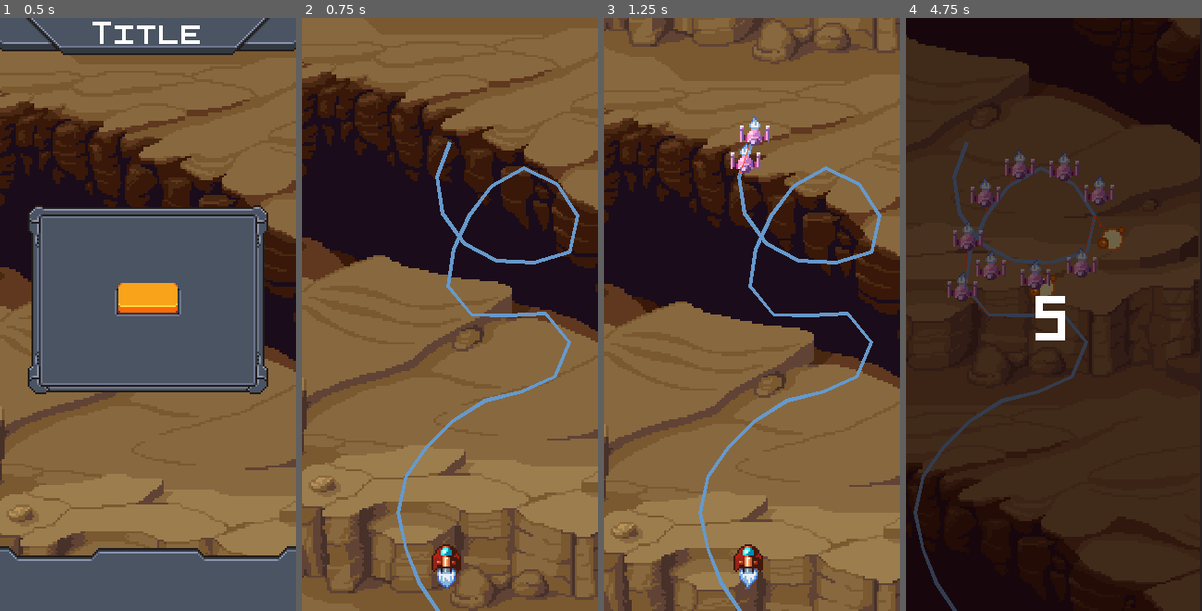
Above: before the commit, frames 1-4 (left to right).
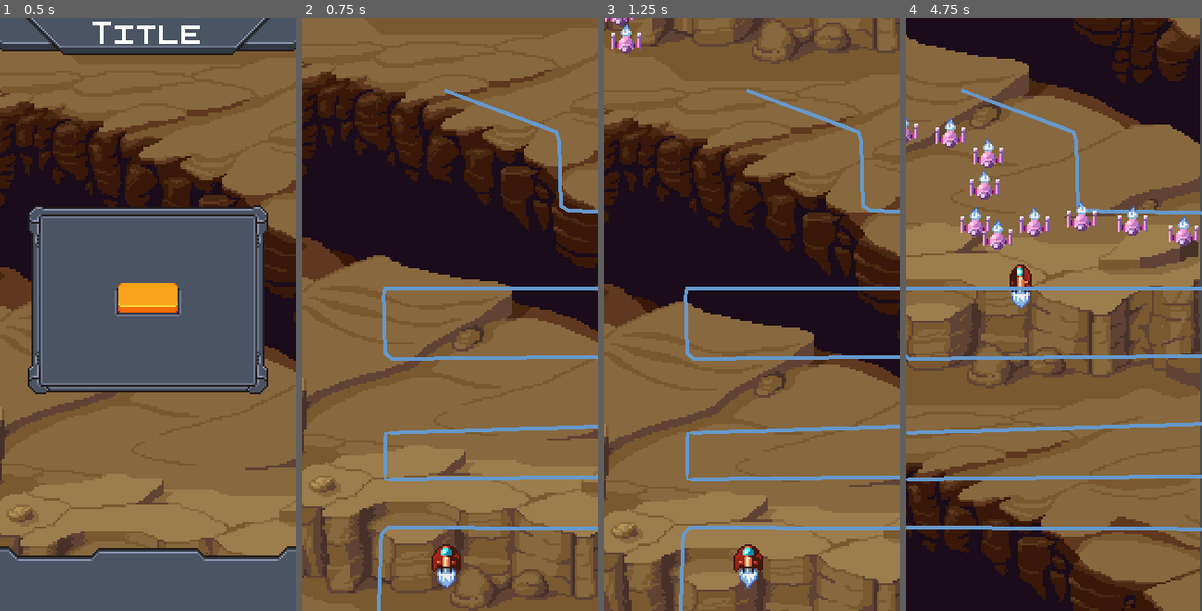
Above: after the commit, the same moments.

Repository: havryliuk97/vertical-scroller-godot
Game: Godot game, scene res://levels/title-screen.tscn
Two runs of this game, one before a commit and one after it. Both use one fixed random seed, a clock stepped at 60 frames per second and the inputs below.
Inputs (mouse positions are in pixels of both pictures, inside the frame that each line leads up to):
- Up to frame 1 (0.5 s): no input
- Up to frame 2 (0.75 s): click (450, 302) at 0.5 s
- Up to frame 3 (1.25 s): no input
- Up to frame 4 (4.75 s): hold Right (right) 1.28-2.03 s; hold S (down) 2.03-2.78 s; hold Right (right) 2.78-3.53 s; hold W (up) 3.53-4.28 s; hold Left (left) from 4.28 s (still down)

Frame 1 is identical in both runs. In frame 2, 5.0% of the frame differs, in the area x 25-100%, y 11-100%; in frame 3, 5.8%; in frame 4, 80%, in the area x 0-100%, y 0-100%.

Commit message:
Fixing spawner path issues

Diff:
--- a/entities/enemy-small.tscn
+++ b/entities/enemy-small.tscn
@@ -44,6 +44,7 @@
 collision_layer = 4
 collision_mask = 3
 script = ExtResource( 3 )
+debug = false
 max_linear_vel = 100.0
 max_linear_acc = 5.0
 
--- a/levels/abstract-level.gd
+++ b/levels/abstract-level.gd
@@ -1,6 +1,8 @@
 class_name AbstractLevel
 extends Node2D
 
+
+onready var enemies := $enemies
 onready var respawn_timer := $respawn_timer
 onready var respawn_screen := $hud/respanw_screen
 onready var respawn_counter := $hud/respanw_screen/respawn_hud/countdown
--- a/levels/abstract-level.tscn
+++ b/levels/abstract-level.tscn
@@ -49,10 +49,9 @@
 custom_fonts/font = SubResource( 1 )
 text = "5"
 
-[node name="player_projectiles" type="Node2D" parent="."]
+[node name="player_projectiles" type="Node" parent="."]
 
-[node name="enemies" type="Node2D" parent="."]
-z_index = 2
+[node name="enemies" type="Node" parent="."]
 
 [node name="player_controller" parent="." instance=ExtResource( 4 )]
 
--- a/levels/level-1/level-1.tscn
+++ b/levels/level-1/level-1.tscn
@@ -5,16 +5,15 @@
 [ext_resource path="res://entities/enemy-small.tscn" type="PackedScene" id=3]
 
 [sub_resource type="Curve2D" id=1]
-bake_interval = 20.0
 _data = {
-"points": PoolVector2Array( 0, 0, 0, 0, -1, 7, -14.887, -22.0738, 14.887, 22.0738, -2, 51, -21.0471, 0, 21.0471, 0, 47, 72, 27.7972, 24.9714, -27.7972, -24.9714, 53, 26, -13.8545, -18.1378, 13.8545, 18.1378, 1, 93, -15.05, -7.35469, 15.05, 7.35469, 55, 101, 30.8007, -2.56672, -30.8007, 2.56672, 35, 142, 5.13344, -15.9137, -5.13344, 15.9137, -28, 195, -5.13344, -8.72685, 5.13344, 8.72685, -14, 252, -7.70016, -1.02669, 7.70016, 1.02669, 19, 280 )
+"points": PoolVector2Array( 0, 0, 0, 0, 14, 49, 0, 0, 0, 0, 76, 72, 0, 0, 0, 0, 77, 114, 0, 0, 0, 0, 187, 116, 0, 0, 0, 0, 187, 156, 0, 0, 0, 0, -19, 156, 0, 0, 0, 0, -18, 194, 0, 0, 0, 0, 183, 192, 0, 0, 0, 0, 182, 228, 0, 0, 0, 0, -18, 234, 0, 0, 0, 0, -18, 259, 0, 0, 0, 0, 180, 257, 0, 0, 0, 0, 179, 286, 0, 0, 0, 0, -20, 285, 0, 0, 0, 0, -22, 339 )
 }
 
 [node name="level" instance=ExtResource( 1 )]
 
 [node name="spawner" parent="." index="6" instance=ExtResource( 2 )]
-position = Vector2( 131, 60 )
-path = NodePath("path")
+position = Vector2( 57, -5 )
+path_link = NodePath("Path2D")
 SpawnObj = ExtResource( 3 )
 spawn_sequence = 1
 vel_mag = 0.0
@@ -23,6 +22,5 @@
 spawn_count = 10
 spawn_delay = 0.3
 
-[node name="path" type="Path2D" parent="spawner" index="1"]
-position = Vector2( 1, -4 )
+[node name="Path2D" type="Path2D" parent="spawner" index="2"]
 curve = SubResource( 1 )
--- a/other/spawner.gd
+++ b/other/spawner.gd
@@ -1,7 +1,7 @@
 tool
 extends Node2D
 
-export(NodePath) var path
+export(NodePath) var path_link
 
 export(PackedScene) var SpawnObj:PackedScene
 
@@ -21,6 +21,8 @@
 
 export(int, 1, 100) var spawn_count := 1
 
+export(float) var start_delay := 0.0
+
 export(float) var spawn_delay := 0.1
 
 var draw_lenght := 30.0
@@ -29,18 +31,32 @@
 
 var index_mult = 1
 
+var level: AbstractLevel
+
+var obj_path := []
+
+onready var start_timer := $start_timer
 onready var delay_timer := $delay_timer
 
 func _ready():
+	start_timer.wait_time = start_delay
 	delay_timer.wait_time = spawn_delay
 
+	if path_link:
+		obj_path = calc_obj_path(get_node(path_link).curve.get_baked_points(), get_node(path_link).position)
+
 	if autostart and not Engine.editor_hint:
-		_trigger_spawn()
+		if start_delay == 0.0:
+			trigger_spawn()
+		else:
+			start_timer.start()
 
 func spawn():
 
 	if Engine.editor_hint:
 		return
+
+	level = ScenesManager.current_level
 
 	if spawn_count == 0:
 		delay_timer.stop()
@@ -58,23 +74,27 @@
 	var object = SpawnObj.instance()
 	object.position = position + spawn_offset*spawn_index
 	if object is AbstractEntity:
-		if path:
-			var path_node:Path2D = get_node(path)
-			var path_points = path_node.curve.get_baked_points()
-			var points = []
-			for i in range(path_points.size()):
-				points.append(global_position + path_points[i])
-			object.path = points
+		if obj_path:
+			object.path = obj_path
 		object.linear_vel = Vector2(vel_mag, 0.0).rotated(deg2rad(vel_angle))
 		object.linear_acc = Vector2(acc_mag, 0.0).rotated(deg2rad(acc_angle))
-	get_tree().root.add_child(object)
+
+	level.enemies.add_child(object)
 
 	spawn_index += index_mult
 	spawn_count -= 1
 
 
-func _trigger_spawn():
+func trigger_spawn():
 	delay_timer.start()
+
+
+func calc_obj_path(path_points:PoolVector2Array, offset:Vector2 = Vector2.ZERO):
+	var path := []
+	for i in range(path_points.size()):
+		path.append(global_position + offset + path_points[i])
+
+	return path
 
 
 func _on_delay_timer_timeout():
@@ -117,7 +137,7 @@
 		for i in range(spawn_points):
 			draw_circle(spawn_offset*i, 5.0, Color(0.8, 0.5, 0.5))
 
-			if not path:
+			if not path_link:
 				var time_step := 0.2
 				var points := PoolVector2Array()
 				var time := 0.0
@@ -127,5 +147,10 @@
 					points.append(point)
 
 				draw_multiline(points, Color(0.4,0.6, 0.8), 2.0)
-	elif path:
-		draw_polyline(get_node(path).curve.get_baked_points(), Color(0.4,0.6, 0.8), 2.0)
+
+	if path_link and obj_path:
+		draw_polyline(obj_path, Color(0.4,0.6, 0.8), 2.0)
+
+
+func _on_start_timer_timeout():
+	trigger_spawn()
--- a/other/spawner.tscn
+++ b/other/spawner.tscn
@@ -7,4 +7,8 @@
 
 [node name="delay_timer" type="Timer" parent="."]
 wait_time = 0.1
+
+[node name="start_timer" type="Timer" parent="."]
+one_shot = true
 [connection signal="timeout" from="delay_timer" to="." method="_on_delay_timer_timeout"]
+[connection signal="timeout" from="start_timer" to="." method="_on_start_timer_timeout"]
